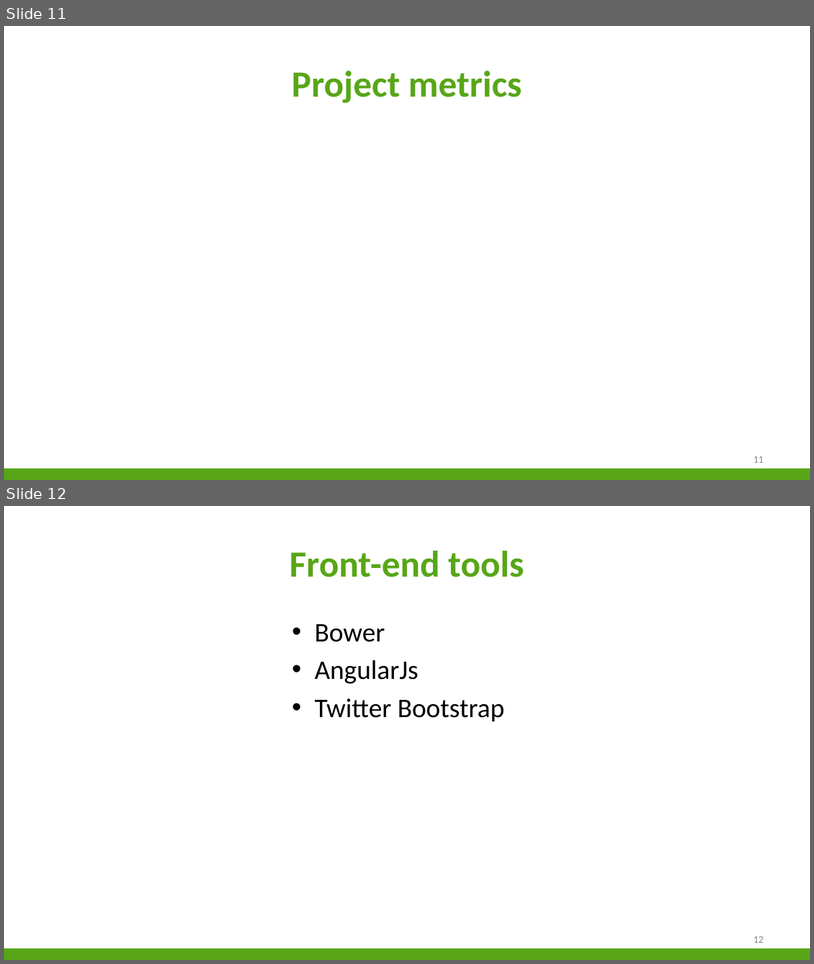
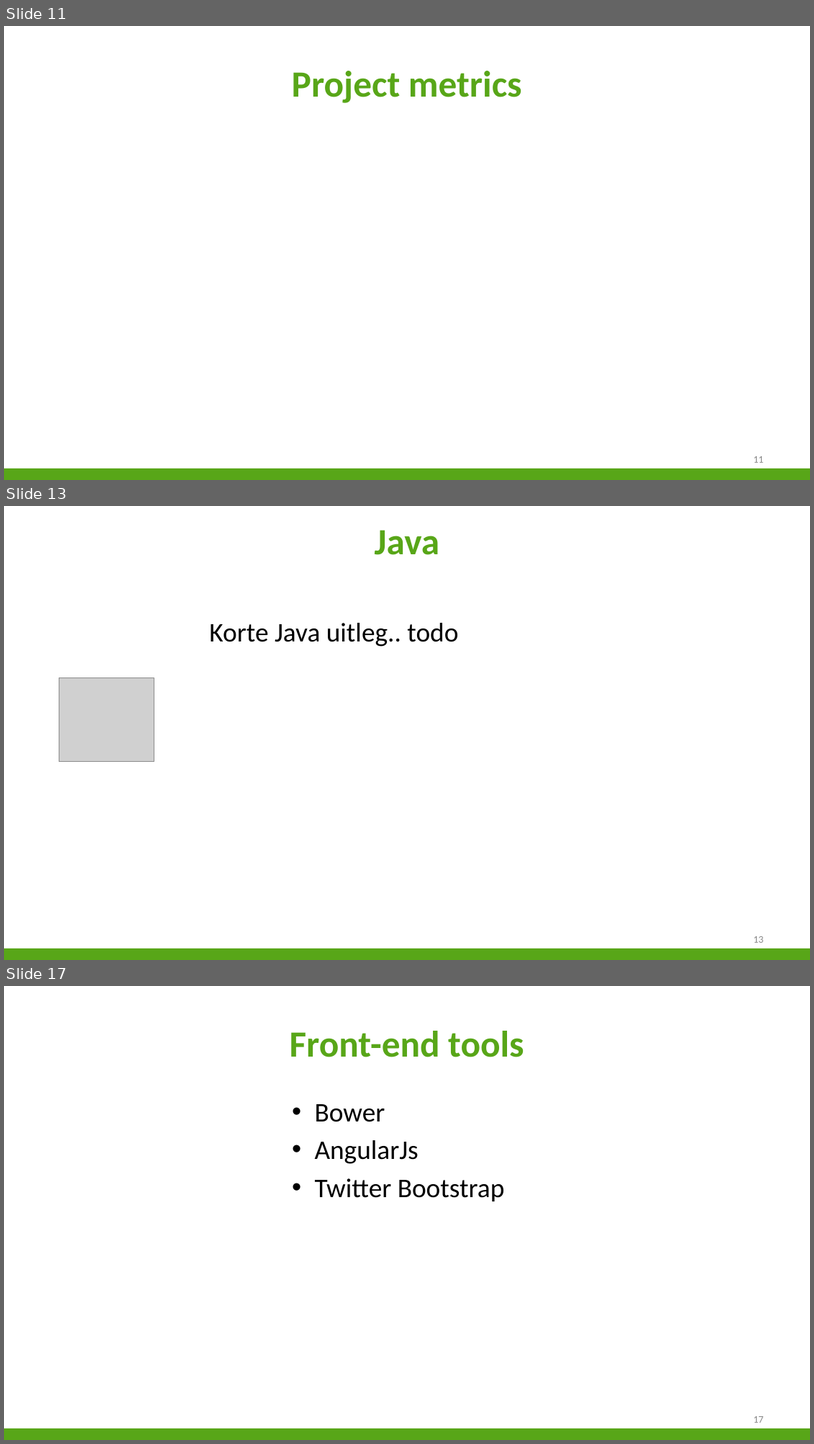
Before and after one commit to niekvandael/iTalent, a slide deck: italent/documents/Presentatie/Presentatie.pptx. Shown one above the other, each under a label of ours: slides 11 and 12 before the commit, slides 11, 13 and 17 after it; the slides between them are not shown. The pictures are 814x964 and 814x1444 pixels, drawn with LibreOffice and Linux fonts; fonts in the diff are those of the drawing; grey boxes stand for pictures; background and template pictures are left out. Boxes give left, top, right and bottom in pixels: in the first picture for what was removed or moved away, otherwise in the second. Text is boxed around its words. In the diff, an @@ line names an element or a change of style, - is before the commit and + after.

```diff
--- a/italent/documents/Presentatie/Presentatie.pptx
+++ b/italent/documents/Presentatie/Presentatie.pptx
@@ slide 13 added at <box>4,506,810,960</box>, background #FFFFFF; not listed: 1 template element that a slide beside it also shows @@
@@ title added at <box>375,530,440,555</box>, 44 pt, text #58A618, bold @@
+Java
@@ text added at <box>209,623,458,646</box>, 32 pt, text #000000 @@
+Korte Java uitleg.. todo
@@ picture added at <box>59,678,154,762</box> @@
@@ page number added at <box>754,936,764,942</box>, 12 pt, text #898989 @@
+13
@@ what was slide 12 is now slide 17 @@
@@ page number at <box>754,1416,764,1422</box>: text changed @@
-12
+17
```
Also in this commit, not shown: 5 other slides added.
